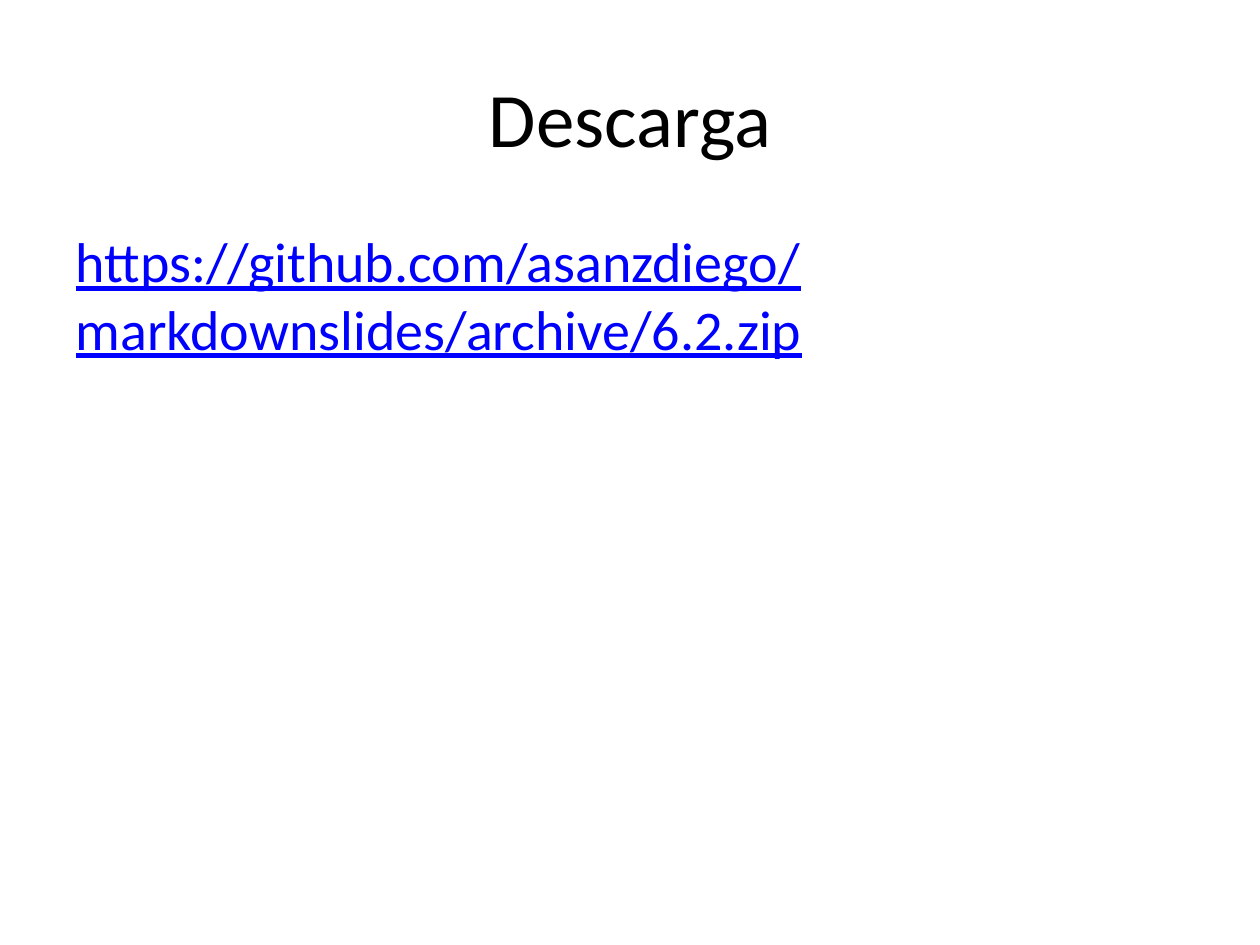
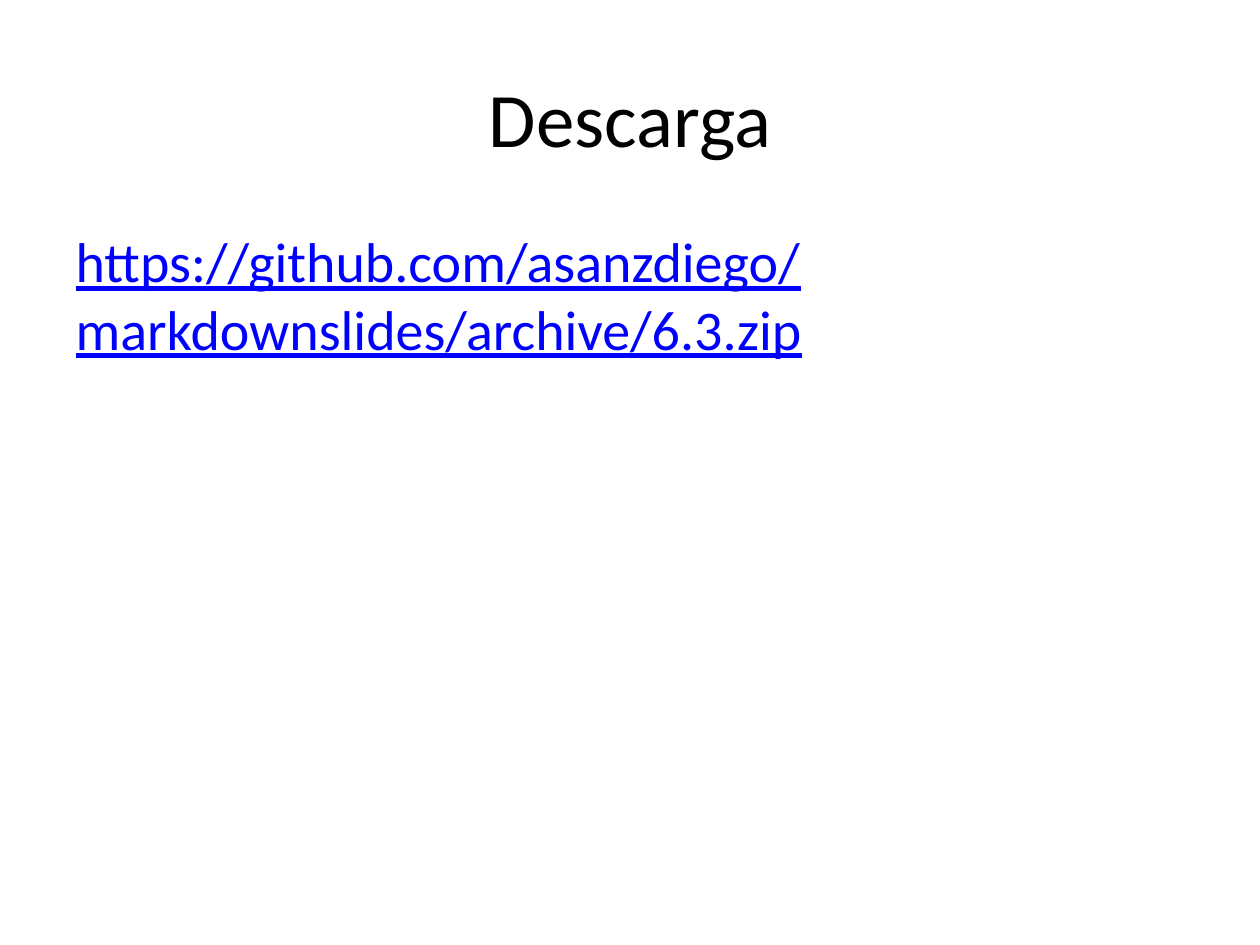
Before and after one commit to asanzdiego/markdownslides, a slide deck: slide 12 of doc/export/leeme-slides.pptx. Drawn at 1260x945 pixels with LibreOffice and Linux fonts; fonts in the diff are those of the drawing. Boxes give left, top, right and bottom in pixels: in the first picture for what was removed or moved away, otherwise in the second. Text is boxed around its words. In the diff, an @@ line names an element or a change of style, - is before the commit and + after.

```diff
--- a/doc/export/leeme-slides.pptx
+++ b/doc/export/leeme-slides.pptx
@@ text at [76,243,802,359]: text changed @@
-https://github.com/asanzdiego/markdownslides/archive/6.2.zip
+https://github.com/asanzdiego/markdownslides/archive/6.3.zip
```
Also in this commit, not shown: 1 slide added, 30 other files.
